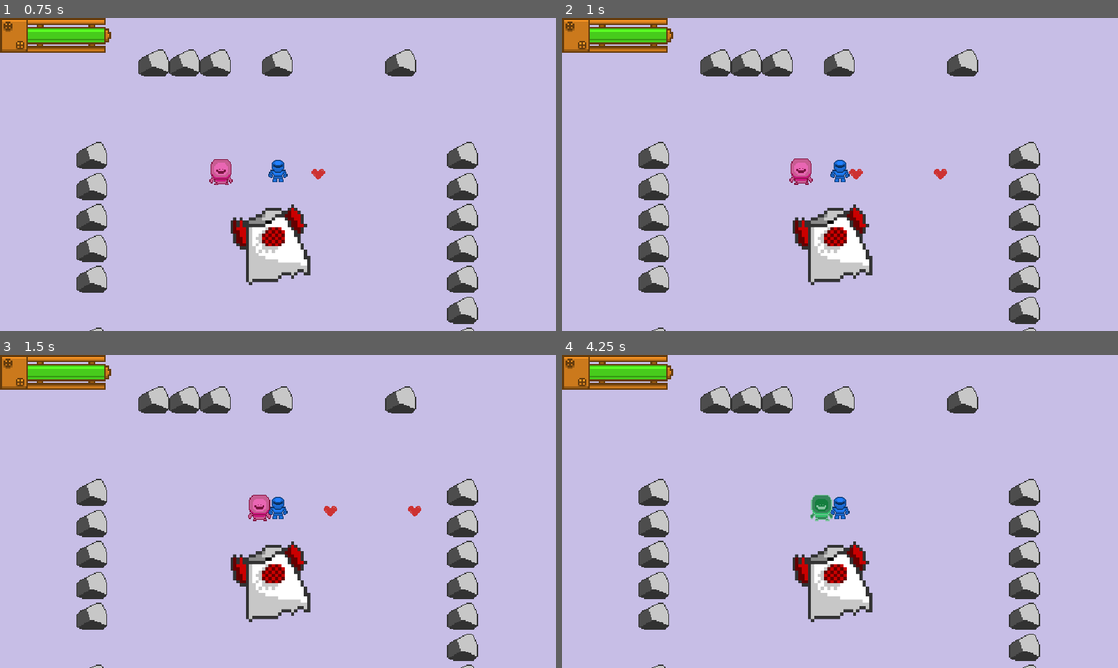
Above: before the commit, frames 1-4 (two rows, left to right).
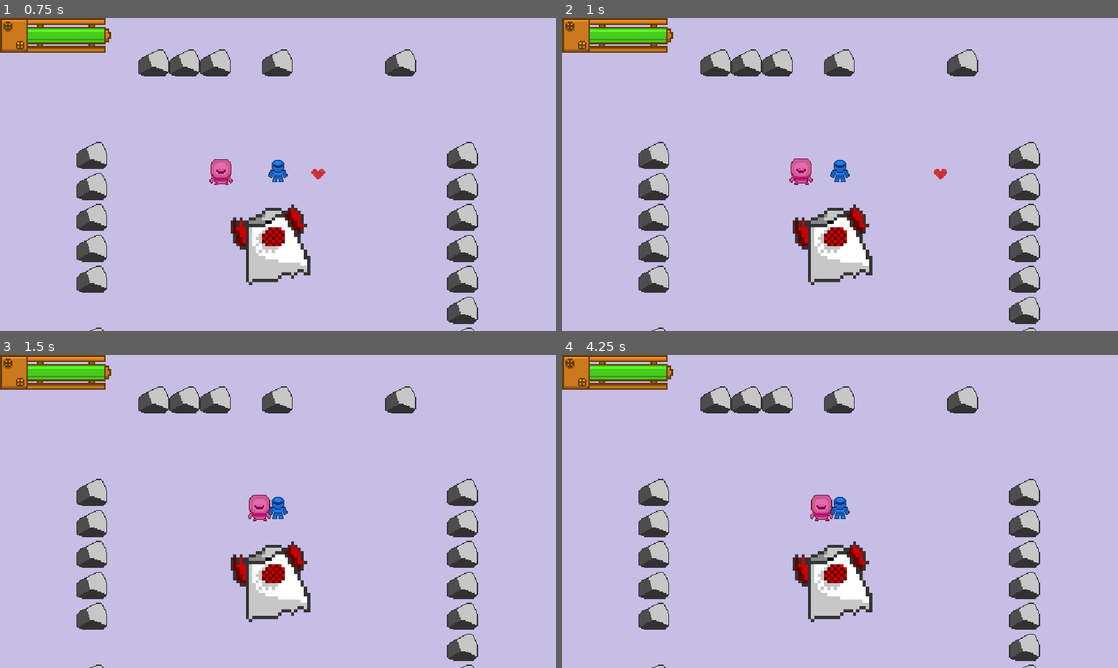
Above: after the commit, the same moments.

Repository: FREQ-E/Hanno
Game: Godot game, scene res://levels/test/test.tscn
The game is run twice, just before and just after one commit, with the same random seed, the same clock (stepped at 60 frames per second) and the same inputs.
Inputs:
- Up to frame 1 (0.75 s): hold Right (fire_right) from 0.53 s (still down); hold Space (sprint) from 0.53 s (still down)
- Up to frame 2 (1 s): keep holding Right (fire_right); keep holding Space (sprint)
- Up to frame 3 (1.5 s): release Right (fire_right) at 1.28 s; release Space (sprint) at 1.28 s; hold Down (fire_down) from 1.28 s (still down); tap Space (sprint) at 1.35 s
- Up to frame 4 (4.25 s): release Down (fire_down) at 2.03 s; hold Right (fire_right) 2.03-2.78 s; hold Space (sprint) 2.03-2.78 s; hold Up (fire_up) 2.78-3.53 s; tap Space (sprint) at 2.85 s; tap Enter at 3.5 s; hold Left (fire_left) from 3.53 s (still down); hold Space (sprint) from 3.53 s (still down)

Frame 1 is identical in both runs. In frame 2, less than 0.1% of the frame differs, in the area x 51-55%, y 48-52%; in frame 3, 0.1%; in frame 4, 0.3%, in the area x 44-49%, y 44-54%.

Commit message:
Removed legacy comment

Diff:
--- a/combat_scripts/player_shooting.gd
+++ b/combat_scripts/player_shooting.gd
@@ -38,20 +38,3 @@
 	get_tree().current_scene.add_child(bullet_instance)
 	can_fire = false
 	yield(get_tree().create_timer(fire_rate), "timeout")
-	can_fire = true
-
-#func _process(_delta):
-#	if not can_fire:
-#		return
-#
-#	var vector := Vector2(Input.get_action_strength("fire_right") - Input.get_action_strength("fire_left"), Input.get_action_strength("fire_down") - Input.get_action_strength("fire_up")).normalized()
-#
-#
-#	if vector.is_normalized():		# even though vector was normalized, it could still be length 0 if no key was pressed
-#		var bullet_instance = bullet_scene.instance()
-#		bullet_instance.transform = global_transform
-#		bullet_instance.linear_velocity = vector * bullet_speed
-#		get_tree().current_scene.add_child(bullet_instance)
-#		can_fire = false
-#		yield(get_tree().create_timer(fire_rate), "timeout")
-#		can_fire = true
